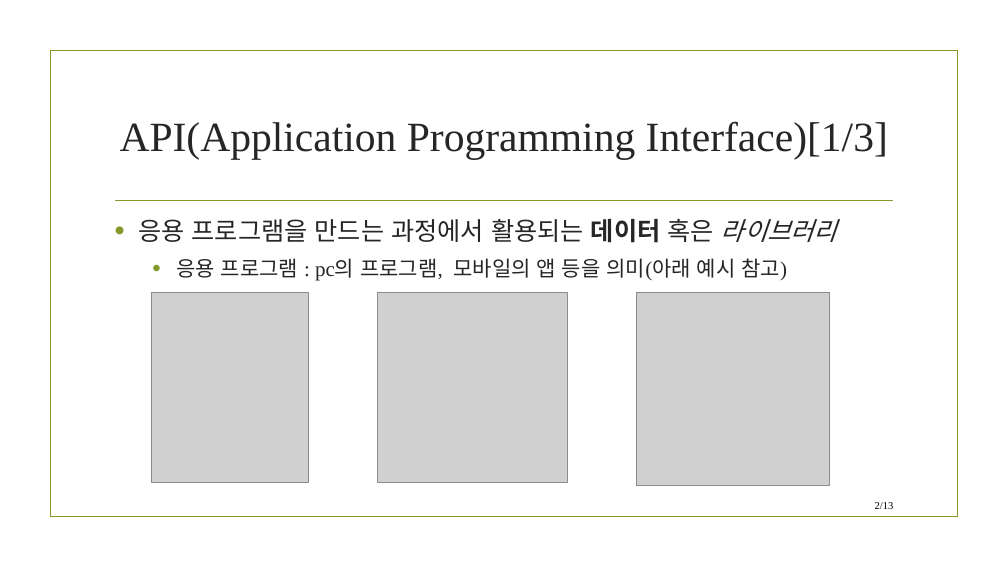
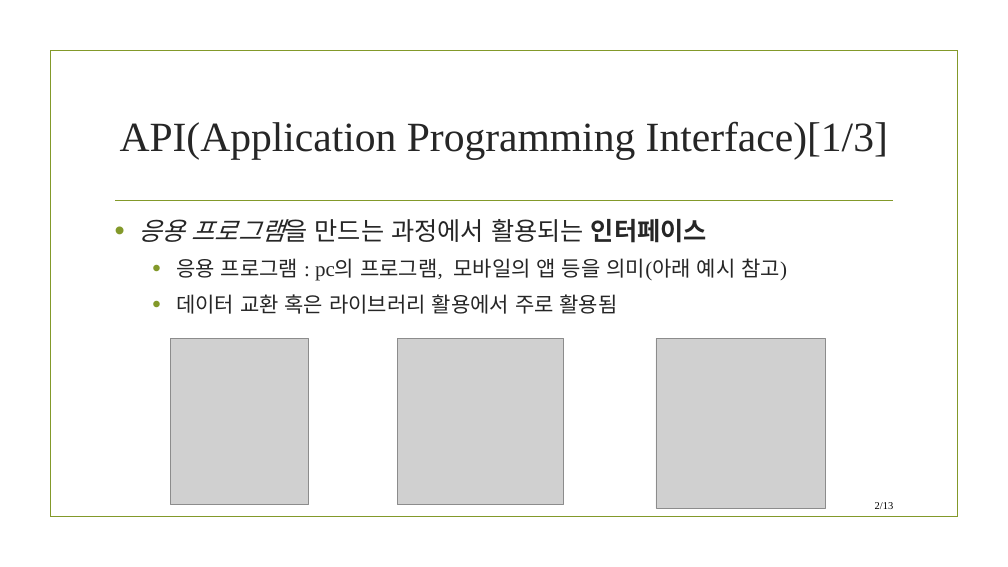
Before and after one commit to DongJoonLeeDJ/20230206_AI_9, a slide deck: slide 5 of 응용애플리케이션구축/API란 무엇인가.pptx (slide 3 before the commit). Drawn at 1008x567 pixels with LibreOffice and Linux fonts; fonts in the diff are those of the drawing; grey boxes stand for pictures; background and template pictures are left out. Boxes give left, top, right and bottom in pixels: in the first picture for what was removed or moved away, otherwise in the second. Text is boxed around its words. In the diff, an @@ line names an element or a change of style, - is before the commit and + after.

```diff
--- a/응용애플리케이션구축/API란 무엇인가.pptx
+++ b/응용애플리케이션구축/API란 무엇인가.pptx
@@ text at (x1=138, y1=219, x2=707, y2=243): text changed @@
-• 응용 프로그램을 만드는 과정에서 활용되는 데이터 혹은 라이브러리
+• 응용 프로그램을 만드는 과정에서 활용되는 인터페이스
@@ text at (x1=176, y1=294, x2=618, y2=314): paragraph added @@
+  • 데이터 교환 혹은 라이브러리 활용에서 주로 활용됨
@@ picture resized from (x1=151, y1=293, x2=309, y2=482) to (x1=171, y1=338, x2=309, y2=504) @@
@@ picture resized from (x1=377, y1=293, x2=567, y2=482) to (x1=397, y1=338, x2=563, y2=504) @@
@@ picture resized from (x1=637, y1=293, x2=830, y2=486) to (x1=656, y1=339, x2=826, y2=508) @@
```
Also in this commit, not shown: 4 other slides changed.
